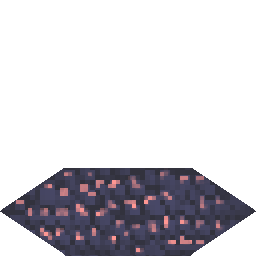
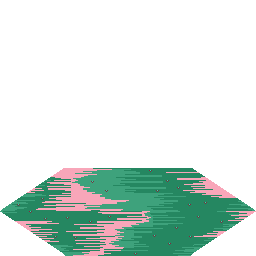
Comparing the layer stacks of the two 256px x 256px images. Changes:
hid group "sol_rocheux2" (2 layers) over (x1=0, y1=168, x2=256, y2=256)
painted on "Calque 19" over (x1=0, y1=168, x2=256, y2=256)
showed group "sol_super_2" (1st of 2) (2 layers) over (x1=0, y1=168, x2=256, y2=256)
renamed "sol_super" to "detail", opacity 37% → 100%, painted on it over (x1=0, y1=168, x2=256, y2=256)
painted on "sol_super_2" (2nd of 2, in "sol_super_2") over (x1=0, y1=168, x2=256, y2=256)
